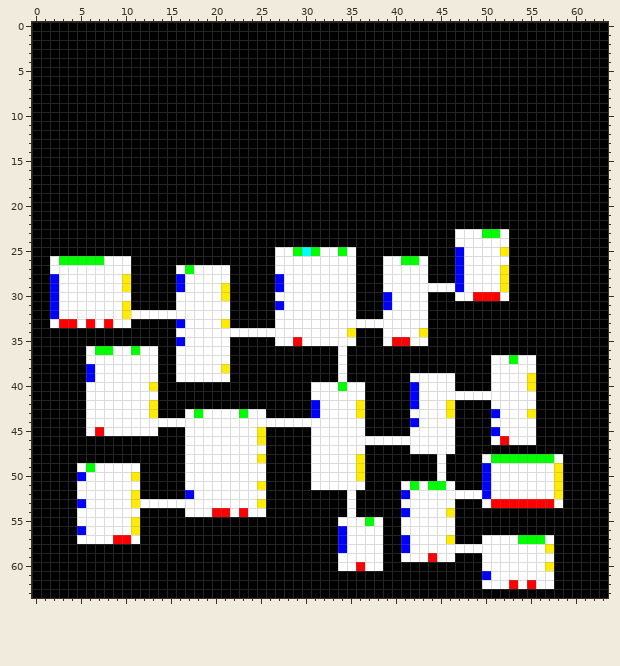
Pixel-art sprite -- Assets/LayoutMap.png. That is the earlier state.
The file is 64x64 pixels.
Once edited:
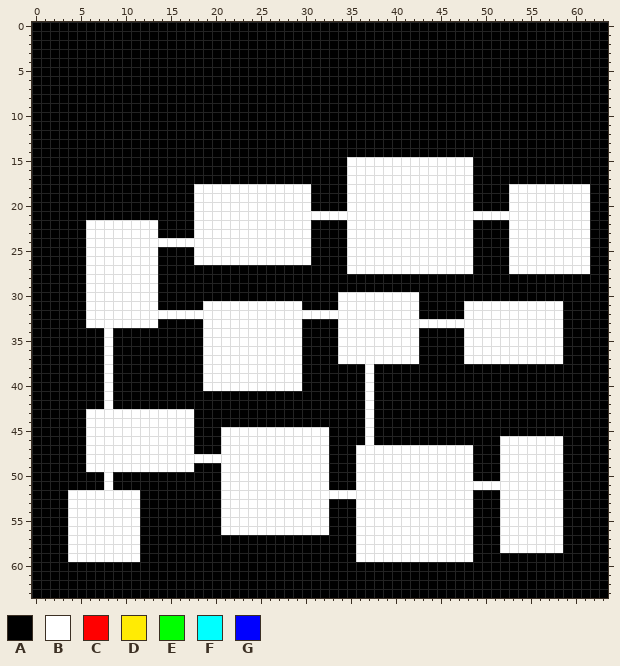
Palette (. is transparent): A #000000  B #ffffff  C #ff0000  D #ffeb04  E #00ff00  F #00ffff  G #0000ff
Edits made:
y 15..17: x 35..48 AAAAAAAAAAAAAA -> BBBBBBBBBBBBBB
y 18..20: x 18..30 AAAAAAAAAAAAA -> BBBBBBBBBBBBB; x 35..48 AAAAAAAAAAAAAA -> BBBBBBBBBBBBBB; x 53..61 AAAAAAAAA -> BBBBBBBBB
y 21: x 18..61 AAAAAAAAAAAAAAAAAAAAAAAAAAAAAAAAAAAAAAAAAAAA -> BBBBBBBBBBBBBBBBBBBBBBBBBBBBBBBBBBBBBBBBBBBB
y 22: x 6..13 AAAAAAAA -> BBBBBBBB; x 18..30 AAAAAAAAAAAAA -> BBBBBBBBBBBBB; x 35..48 AAAAAAAAAAAAAA -> BBBBBBBBBBBBBB; x 53..61 AAAAAAAAA -> BBBBBBBBB
y 23: x 6..13 AAAAAAAA -> BBBBBBBB; x 18..30 AAAAAAAAAAAAA -> BBBBBBBBBBBBB; x 35..46 AAAAAAAAAAAA -> BBBBBBBBBBBB; x 49..61 BEEBAAAAAAAAA -> AAAABBBBBBBBB
y 24: x 6..30 AAAAAAAAAAAAAAAAAAAAAAAAA -> BBBBBBBBBBBBBBBBBBBBBBBBB; x 35..46 AAAAAAAAAAAA -> BBBBBBBBBBBB; x 49..61 BBBBAAAAAAAAA -> AAAABBBBBBBBB
y 25: x 6..13 AAAAAAAA -> BBBBBBBB; x 18..26 AAAAAAAAA -> BBBBBBBBB; x 29..34 EFEBBE -> BBAAAA; x 36..47 AAAAAAAAAAAG -> BBBBBBBBBBBB; x 49..61 BBBDAAAAAAAAA -> AAAABBBBBBBBB
y 26: x 2..7 BEEEEE -> AAAABB; x 11..13 AAA -> BBB; x 18..26 AAAAAAAAA -> BBBBBBBBB; x 31..34 BBBB -> AAAA; x 36..38 AAA -> BBB; x 41..42 EE -> BB; x 44..47 AAAG -> BBBB; x 49..61 BBBBAAAAAAAAA -> AAAABBBBBBBBB
y 27: x 2..5 BBBB -> AAAA; x 11..13 AAA -> BBB; x 16..21 BEBBBB -> AAAAAA; x 27..34 BBBBBBBB -> AAAAAAAA; x 36..38 AAA -> BBB; x 44..47 AAAG -> BBBB; x 49..61 BBBDAAAAAAAAA -> AAAABBBBBBBBB
y 28: x 2..5 GBBB -> AAAA; x 10..13 DAAA -> BBBB; x 16..21 GBBBBB -> AAAAAA; x 27..35 GBBBBBBBB -> AAAAAAAAA; x 39..43 BBBBB -> AAAAA; x 47..52 GBBBBD -> AAAAAA
y 29: x 2..5 GBBB -> AAAA; x 10..13 DAAA -> BBBB; x 16..21 GBBBBD -> AAAAAA; x 27..35 GBBBBBBBB -> AAAAAAAAA; x 39..52 BBBBBBBBGBBBBD -> AAAAAAAAAAAAAA
y 30: x 2..5 GBBB -> AAAA; x 11..13 AAA -> BBB; x 16..21 BBBBBD -> AAAAAA; x 27..33 BBBBBBB -> AAAAAAA; x 36..39 AAAG -> BBBB; x 43 B -> A; x 47..52 BBCCCB -> AAAAAA
y 31: x 2..5 GBBB -> AAAA; x 10..13 DAAA -> BBBB; x 16..18 BBB -> AAA; x 22..27 AAAAAG -> BBBBBB; x 30..33 BBBB -> AAAA; x 36..39 AAAG -> BBBB; x 43 B -> A; x 48..58 AAAAAAAAAAA -> BBBBBBBBBBB
y 32: x 2..5 GBBB -> AAAA; x 10 D -> B; x 22..26 AAAAA -> BBBBB; x 36..38 AAA -> BBB; x 43 B -> A; x 48..58 AAAAAAAAAAA -> BBBBBBBBBBB
y 33: x 2..6 BCCBC -> AAAAB; x 8 C -> B; x 11..13 AAA -> BBB; x 16..18 GBB -> AAA; x 21..26 DAAAAA -> BBBBBB; x 30..33 BBBB -> AAAA; x 44..58 AAAAAAAAAAAAAAA -> BBBBBBBBBBBBBBB
y 34: x 8 A -> B; x 16..18 BBB -> AAA; x 30..33 BBBB -> AAAA; x 35..38 DAAA -> BBBB; x 43 D -> A; x 48..58 AAAAAAAAAAA -> BBBBBBBBBBB
y 35: x 8 A -> B; x 16..18 GBB -> AAA; x 22..26 AAAAA -> BBBBB; x 29..33 CBBBB -> BAAAA; x 36..38 AAA -> BBB; x 40..41 CC -> BB; x 43 B -> A; x 48..58 AAAAAAAAAAA -> BBBBBBBBBBB
y 36: x 6..13 BEEBBEBB -> AABAAAAA; x 16..18 BBB -> AAA; x 22..29 AAAAAAAA -> BBBBBBBB; x 35..42 AAAAAAAA -> BBBBBBBB; x 48..58 AAAAAAAAAAA -> BBBBBBBBBBB
y 37: x 6..7 BB -> AA; x 9..13 BBBBB -> AAAAA; x 16..18 BBB -> AAA; x 22..29 AAAAAAAA -> BBBBBBBB; x 35..42 AAAAAAAA -> BBBBBBBB; x 48..50 AAA -> BBB; x 53 E -> B; x 56..58 AAA -> BBB
y 38: x 6..7 GB -> AA; x 9..13 BBBBB -> AAAAA; x 16..18 BBB -> AAA; x 21..29 DAAAAAAAA -> BBBBBBBBB; x 34 B -> A; x 37 A -> B; x 51..55 BBBBB -> AAAAA
y 39: x 6..7 GB -> AA; x 9..13 BBBBB -> AAAAA; x 16..18 BBB -> AAA; x 22..29 AAAAAAAA -> BBBBBBBB; x 34 B -> A; x 37 A -> B; x 42..46 BBBBB -> AAAAA; x 51..55 BBBBD -> AAAAA
y 40: x 6..7 BB -> AA; x 9..13 BBBBD -> AAAAA; x 19..29 AAAAAAAAAAA -> BBBBBBBBBBB; x 31..37 BBBEBBA -> AAAAAAB; x 42..46 GBBBB -> AAAAA; x 51..55 BBBBD -> AAAAA
y 41: x 6..7 BB -> AA; x 9..13 BBBBB -> AAAAA; x 31..37 BBBBBBA -> AAAAAAB; x 42..55 GBBBBBBBBBBBBB -> AAAAAAAAAAAAAA
y 42: x 6..7 BB -> AA; x 9..13 BBBBD -> AAAAA; x 31..37 GBBBBDA -> AAAAAAB; x 42..46 GBBBD -> AAAAA; x 51..55 BBBBB -> AAAAA
y 43: x 13..16 DAAA -> BBBB; x 18..25 EBBBBEBB -> AAAAAAAA; x 31..37 GBBBBDA -> AAAAAAB; x 42..46 BBBBD -> AAAAA; x 51..55 GBBBD -> AAAAA
y 44: x 18..37 BBBBBBBBBBBBBBBBBBBA -> AAAAAAAAAAAAAAAAAAAB; x 42..46 GBBBB -> AAAAA; x 51..55 BBBBB -> AAAAA
y 45: x 7 C -> B; x 14..16 AAA -> BBB; x 18..20 BBB -> AAA; x 25..30 DAAAAA -> BBBBBB; x 33..37 BBBBA -> AAAAB; x 42..46 BBBBB -> AAAAA; x 51..55 GBBBB -> AAAAA
y 46: x 6..16 AAAAAAAAAAA -> BBBBBBBBBBB; x 18..20 BBB -> AAA; x 25..30 DAAAAA -> BBBBBB; x 33..36 BBBB -> AAAA; x 38..46 BBBBBBBBB -> AAAAAAAAA; x 51..52 BC -> AB; x 56..58 AAA -> BBB
y 47: x 6..16 AAAAAAAAAAA -> BBBBBBBBBBB; x 18..20 BBB -> AAA; x 26..30 AAAAA -> BBBBB; x 33..35 BBB -> AAA; x 37..41 AAAAA -> BBBBB; x 47..48 AA -> BB; x 52..58 AAAAAAA -> BBBBBBB
y 48: x 6..16 AAAAAAAAAAA -> BBBBBBBBBBB; x 25..30 DAAAAA -> BBBBBB; x 33..44 BBBDAAAAAAAA -> AAABBBBBBBBB; x 46..48 AAA -> BBB; x 50..57 BEEEEEEE -> AABBBBBB
y 49: x 5..6 BE -> AB; x 12..16 AAAAA -> BBBBB; x 18..20 BBB -> AAA; x 26..30 AAAAA -> BBBBB; x 33..44 BBBDAAAAAAAA -> AAABBBBBBBBB; x 46..48 AAA -> BBB; x 50..51 GB -> AA; x 58 D -> B
y 50: x 5..7 GBB -> AAA; x 9..11 BBD -> AAA; x 17..20 BBBB -> AAAA; x 26..30 AAAAA -> BBBBB; x 33..44 BBBDAAAAAAAA -> AAABBBBBBBBB; x 46..48 AAA -> BBB; x 50..51 GB -> AA; x 58 D -> B
y 51: x 5..7 BBB -> AAA; x 9..11 BBB -> AAA; x 17..20 BBBB -> AAAA; x 25..30 DAAAAA -> BBBBBB; x 33..35 BBB -> AAA; x 37..40 AAAA -> BBBB; x 42 E -> B; x 44..45 EE -> BB; x 47..50 AAAG -> BBBB; x 58 D -> B
y 52: x 4 A -> B; x 11 D -> B; x 17..20 GBBB -> AAAA; x 26..34 AAAAAAAAA -> BBBBBBBBB; x 36..41 AAAAAG -> BBBBBB; x 49..51 BGB -> AAA; x 58 D -> B
y 53: x 4..5 AG -> BB; x 11..20 DBBBBBBBBB -> BAAAAAAAAA; x 25..32 DAAAAAAA -> BBBBBBBB; x 35..40 BAAAAA -> ABBBBB; x 47..48 AA -> BB; x 50..57 BCCCCCCC -> AABBBBBB
y 54: x 4 A -> B; x 17..21 BBBCC -> AAAAB; x 23 C -> B; x 26..32 AAAAAAA -> BBBBBBB; x 35..41 BAAAAAG -> ABBBBBB; x 46..48 DAA -> BBB; x 52..58 AAAAAAA -> BBBBBBB
y 55: x 4 A -> B; x 11 D -> B; x 21..32 AAAAAAAAAAAA -> BBBBBBBBBBBB; x 34..35 BB -> AA; x 37 E -> B; x 39..40 AA -> BB; x 47..48 AA -> BB; x 52..58 AAAAAAA -> BBBBBBB
y 56: x 4..5 AG -> BB; x 11 D -> B; x 21..32 AAAAAAAAAAAA -> BBBBBBBBBBBB; x 34..35 GB -> AA; x 39..40 AA -> BB; x 47..48 AA -> BB; x 52..58 AAAAAAA -> BBBBBBB
y 57: x 4 A -> B; x 9..10 CC -> BB; x 34..35 GB -> AA; x 39..41 AAG -> BBB; x 46..48 DAA -> BBB; x 50..51 BB -> AA; x 54..56 EEE -> BBB; x 58 A -> B
y 58: x 4..11 AAAAAAAA -> BBBBBBBB; x 34..35 GB -> AA; x 39..41 AAG -> BBB; x 49..51 BBB -> AAA; x 57..58 DA -> BB
y 59: x 4..11 AAAAAAAA -> BBBBBBBB; x 34..35 BB -> AA; x 39..40 AA -> BB; x 44 C -> B; x 47..48 AA -> BB; x 50..57 BBBBBBBB -> AAAAAAAA
y 60: x 34..38 BBCBB -> AAAAA; x 50..57 BBBBBBBD -> AAAAAAAA
y 61: x 50..57 GBBBBBBB -> AAAAAAAA
y 62: x 50..57 BBBCBCBB -> AAAAAAAA
Changed places in both pictures, as pixel boxes (x1, y1, x2, y2):
changed: (50, 157, 590, 589)
